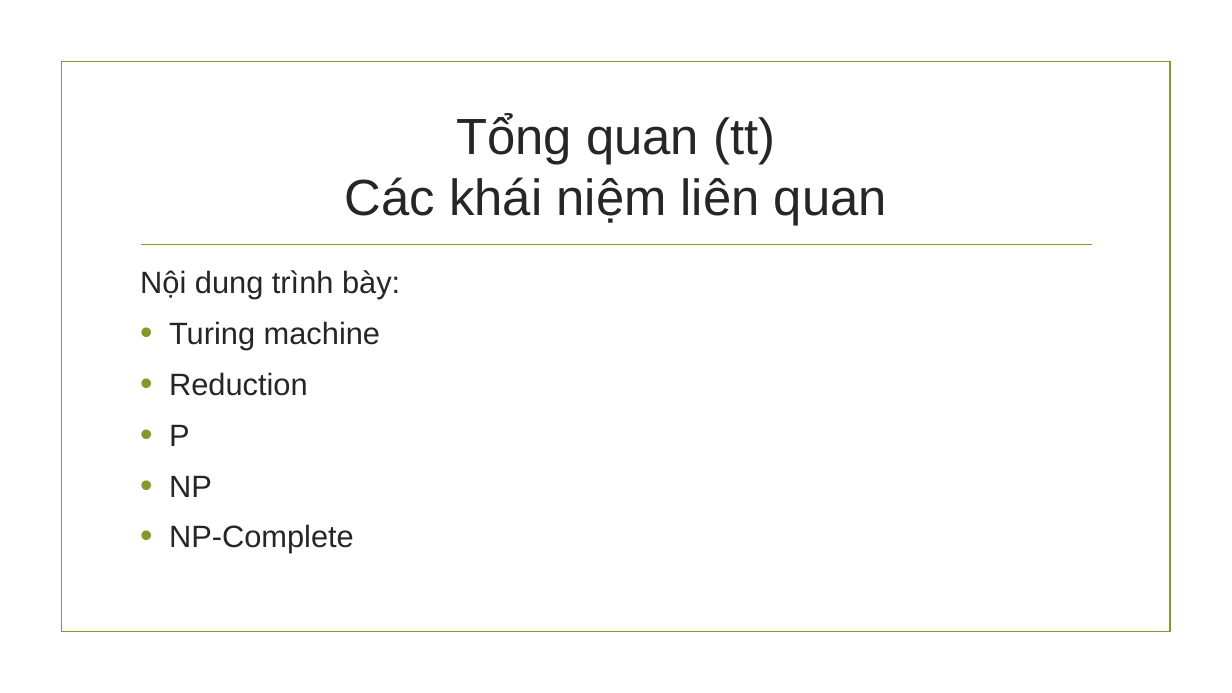
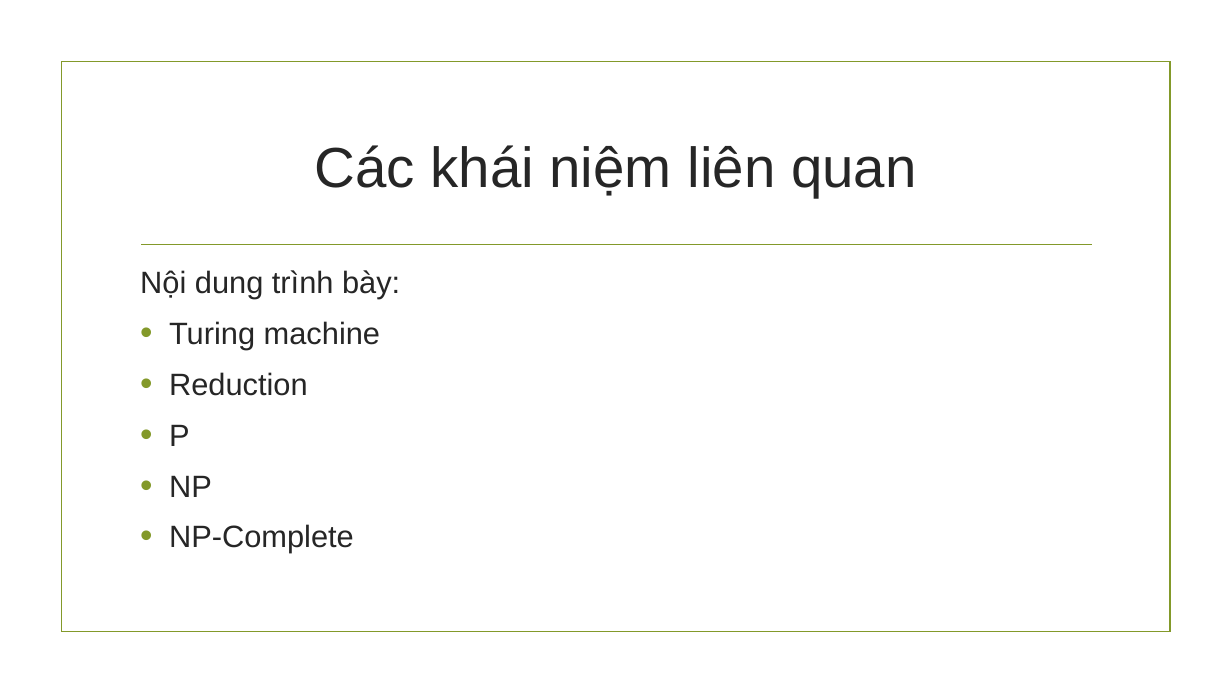
Before and after one commit to hungnguyen0606/PvsNP, a slide deck: slide 10 of Báo cáo đồ án cuối kì.pptx (slide 8 before the commit). Drawn at 1232x693 pixels with LibreOffice and Linux fonts; fonts in the diff are those of the drawing; background and template pictures are left out. Boxes give left, top, right and bottom in pixels: in the first picture for what was removed or moved away, otherwise in the second. Text is boxed around its words. In the diff, an @@ line names an element or a change of style, - is before the commit and + after.

```diff
--- a/Báo cáo đồ án cuối kì.pptx
+++ b/Báo cáo đồ án cuối kì.pptx
@@ title at (314, 145, 917, 198): text changed; size 39.6 to 44 pt @@
-Tổng quan (tt)
-Các khái niệm liên quan
+Các khái niệm liên quan
```
Also in this commit, not shown: 12 other slides changed, 9 slides added, 1 other file.
